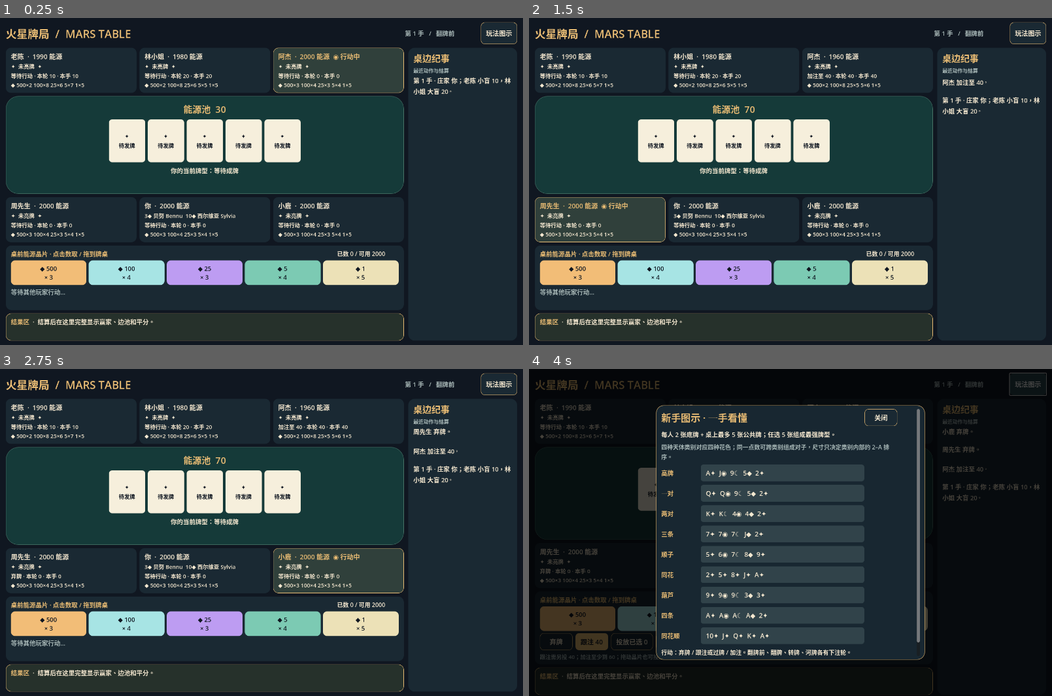
Above: before the commit, frames 1-4 (two rows, left to right).
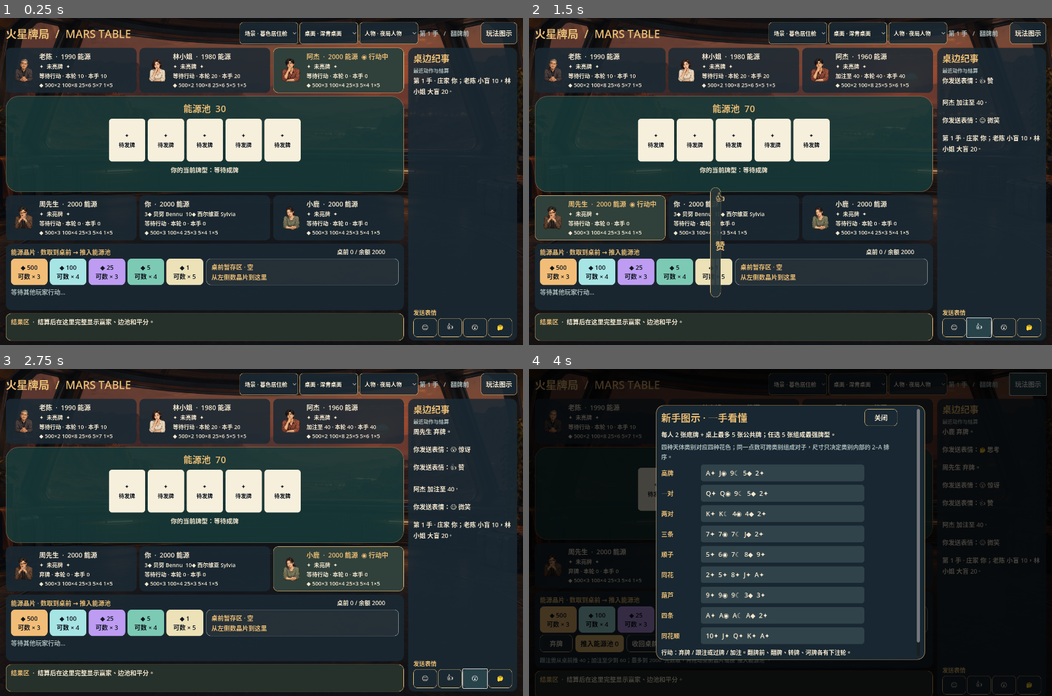
Above: after the commit, the same moments.

Repository: fig55/Mars-3050
Game: Godot game, scene res://scenes/Main.tscn
Same seed, same stepped clock (60 frames per second), same inputs: the game is played once before the commit and once after it.
Inputs (mouse positions are in pixels of both pictures, inside the frame that each line leads up to):
- Up to frame 1 (0.25 s): no input
- Up to frame 2 (1.5 s): click (952, 328) at 0.5 s, where only the run after the commit has a clickable "☺"; click (978, 328) at 1.25 s, where only the run after the commit has a clickable "👍"
- Up to frame 3 (2.75 s): click (475, 679) at 2 s, where only the run after the commit has a clickable "😮"
- Up to frame 4 (4 s): click (1031, 679) at 2.75 s, where only the run after the commit has a clickable "🤔"; click "玩法图示" at 3.5 s

The runs differ from the first frame. In frame 1, 16% of the frame differs, in the area x 0-100%, y 0-98%; in frame 2, 18%; in frame 3, 18%; in frame 4, 5.3%.

Commit message:
feat(godot): stage crystal wagers and add swappable Mars visuals

Diff:
--- a/godot/scripts/main.gd
+++ b/godot/scripts/main.gd
@@ -2,8 +2,8 @@
 
 const SAVE_FILE := "user://mars_v2_save.json"
 const BG := Color("101721")
-const PANEL := Color("1a2933")
-const TABLE := Color("153a39")
+const PANEL := Color("1a2933dc")
+const TABLE := Color("153a39e8")
 const GOLD := Color("e9bc74")
 const LIGHT := Color("f5e8d0")
 const MUTED := Color("a8b8b7")
@@ -11,15 +11,22 @@
 
 var game: PokerGame
 var catalog: Array = []
+var visuals: Dictionary = {}
+var visual_indices := {"environments": 0, "tables": 0, "people": 0}
 var selected: Dictionary = {}
 var drag_value := 0
+var drag_source := ""
 var drag_start := Vector2.ZERO
 var dragging := false
 var drag_ghost: Label
+var environment_view: TextureRect
+var table_view: TextureRect
+var table_panel: PanelContainer
 var table_drop: Control
 var seat_boxes: Array = []
 var seat_labels: Array = []
 var seat_card_labels: Array = []
+var seat_portraits: Array = []
 var board_cards: Array = []
 var pot_label: Label
 var phase_label: Label
@@ -28,12 +35,15 @@
 var hero_hand_label: Label
 var selected_label: Label
 var bank_box: HBoxContainer
+var tray_drop: PanelContainer
+var tray_label: Label
 var action_box: HBoxContainer
 var result_label: RichTextLabel
 var journal: RichTextLabel
 var rules_layer: Control
 var rules_dialog: PanelContainer
 var pulse_layer: Label
+var emote_bubble: Label
 var displayed_logs := 0
 var last_moment := ""
 var busy := false
@@ -47,7 +57,10 @@
 	if not CelestialCatalog.validate(catalog):
 		push_error("52 张天体牌目录未通过校验")
 	game = PokerGame.new(_read_stacks())
+	visuals = VisualCatalog.load_catalog()
+	_load_visual_preferences()
 	_build_ui()
+	_apply_visuals()
 	game.start()
 	_refresh()
 	_schedule_advance()
@@ -60,7 +73,7 @@
 		var dots := ".".repeat(1 + int(Time.get_ticks_msec() / 350) % 3)
 		turn_label.text = "%s 正在思考%s" % [game.players[game.actor].name, dots]
 	elif game.actor == 0:
-		turn_label.text = "轮到你 · 可点选晶片或从桌前拖入底池"
+		turn_label.text = "轮到你 · 先数晶片到桌前，再推入能源池"
 	elif game.awaiting_street:
 		turn_label.text = "等待下一张公共牌…"
 	elif game.phase == "done":
@@ -108,6 +121,13 @@
 	background.set_anchors_and_offsets_preset(Control.PRESET_FULL_RECT)
 	background.mouse_filter = Control.MOUSE_FILTER_IGNORE
 	add_child(background)
+	environment_view = TextureRect.new()
+	environment_view.set_anchors_and_offsets_preset(Control.PRESET_FULL_RECT)
+	environment_view.expand_mode = TextureRect.EXPAND_IGNORE_SIZE
+	environment_view.stretch_mode = TextureRect.STRETCH_KEEP_ASPECT_COVERED
+	environment_view.mouse_filter = Control.MOUSE_FILTER_IGNORE
+	environment_view.modulate.a = 0.64
+	add_child(environment_view)
 	var root := VBoxContainer.new()
 	root.set_anchors_and_offsets_preset(Control.PRESET_FULL_RECT)
 	root.add_theme_constant_override("separation", 10)
@@ -121,12 +141,24 @@
 	header.custom_minimum_size.y = 60
 	root.add_child(header)
 	var title := _label("火星牌局  /  MARS TABLE", 30, GOLD)
-	title.custom_minimum_size.x = 405
+	title.custom_minimum_size.x = 380
 	title.autowrap_mode = TextServer.AUTOWRAP_OFF
 	header.add_child(title)
 	header.add_spacer(false)
+	for selector in [["environments", "场景"], ["tables", "桌面"], ["people", "人物"]]:
+		var choice := OptionButton.new()
+		choice.custom_minimum_size = Vector2(113, 42)
+		choice.add_theme_font_size_override("font_size", 15)
+		choice.add_theme_color_override("font_color", LIGHT)
+		choice.add_theme_stylebox_override("normal", _panel(PANEL, 8, GOLD))
+		for entry in visuals.get(selector[0], []):
+			choice.add_item("%s · %s" % [selector[1], entry.name])
+		if choice.item_count > 0:
+			choice.select(clampi(visual_indices[selector[0]], 0, choice.item_count - 1))
+		choice.item_selected.connect(_change_visual.bind(selector[0]))
+		header.add_child(choice)
 	phase_label = _label("", 17, MUTED)
-	phase_label.custom_minimum_size.x = 205
+	phase_label.custom_minimum_size.x = 165
 	phase_label.autowrap_mode = TextServer.AUTOWRAP_OFF
 	header.add_child(phase_label)
 	header.add_child(_button("玩法图示", _show_rules))
@@ -155,6 +187,15 @@
 	journal.add_theme_font_size_override("normal_font_size", 17)
 	journal.add_theme_color_override("default_color", LIGHT)
 	side_inner.add_child(journal)
+	side_inner.add_child(_label("发送表情", 16, GOLD))
+	var emotes := HBoxContainer.new()
+	emotes.add_theme_constant_override("separation", 3)
+	side_inner.add_child(emotes)
+	for item in [["☺", "微笑"], ["👍", "赞"], ["😮", "惊讶"], ["🤔", "思考"]]:
+		var button := _button(item[0], _send_emote.bind(item[0], item[1]))
+		button.custom_minimum_size = Vector2(54, 42)
+		button.size_flags_horizontal = Control.SIZE_EXPAND_FILL
+		emotes.add_child(button)
 
 	var top_seats := HBoxContainer.new()
 	top_seats.custom_minimum_size.y = 124
@@ -163,12 +204,24 @@
 	for seat in [1, 2, 3]:
 		_create_seat(top_seats, seat)
 
-	var table_panel := PanelContainer.new()
+	table_panel = PanelContainer.new()
 	table_panel.size_flags_vertical = Control.SIZE_EXPAND_FILL
 	table_panel.custom_minimum_size.y = 220
+	table_panel.clip_contents = true
 	table_panel.add_theme_stylebox_override("panel", _panel(TABLE, 34, Color("477367")))
 	main.add_child(table_panel)
 	table_drop = table_panel
+	table_view = TextureRect.new()
+	table_view.set_anchors_and_offsets_preset(Control.PRESET_FULL_RECT)
+	table_view.offset_left = 8
+	table_view.offset_right = -8
+	table_view.offset_top = 8
+	table_view.offset_bottom = -8
+	table_view.expand_mode = TextureRect.EXPAND_IGNORE_SIZE
+	table_view.stretch_mode = TextureRect.STRETCH_SCALE
+	table_view.mouse_filter = Control.MOUSE_FILTER_IGNORE
+	table_view.modulate.a = 0.72
+	table_panel.add_child(table_view)
 	var table_inner := VBoxContainer.new()
 	table_inner.alignment = BoxContainer.ALIGNMENT_CENTER
 	table_inner.add_theme_constant_override("separation", 10)
@@ -206,8 +259,8 @@
 	controls.add_child(control_inner)
 	var bank_header := HBoxContainer.new()
 	control_inner.add_child(bank_header)
-	var bank_title := _label("桌前能源晶片 · 点击数取 / 拖到牌桌", 17, GOLD)
-	bank_title.custom_minimum_size.x = 450
+	var bank_title := _label("能源晶片 · 数取到桌前 → 推入能源池", 17, GOLD)
+	bank_title.custom_minimum_size.x = 440
 	bank_title.autowrap_mode = TextServer.AUTOWRAP_OFF
 	bank_header.add_child(bank_title)
 	bank_header.add_spacer(false)
@@ -215,9 +268,23 @@
 	selected_label.custom_minimum_size.x = 170
 	selected_label.autowrap_mode = TextServer.AUTOWRAP_OFF
 	bank_header.add_child(selected_label)
+	var staging_row := HBoxContainer.new()
+	staging_row.add_theme_constant_override("separation", 8)
+	control_inner.add_child(staging_row)
 	bank_box = HBoxContainer.new()
 	bank_box.add_theme_constant_override("separation", 6)
-	control_inner.add_child(bank_box)
+	bank_box.size_flags_horizontal = Control.SIZE_EXPAND_FILL
+	staging_row.add_child(bank_box)
+	tray_drop = PanelContainer.new()
+	tray_drop.custom_minimum_size = Vector2(335, 58)
+	tray_drop.size_flags_horizontal = Control.SIZE_EXPAND_FILL
+	tray_drop.add_theme_stylebox_override("panel", _panel(Color("3a3030e6"), 12, GOLD))
+	tray_drop.gui_input.connect(_tray_input)
+	staging_row.add_child(tray_drop)
+	tray_label = _label("桌前待推 · 空", 17, GOLD)
+	tray_label.mouse_filter = Control.MOUSE_FILTER_IGNORE
+	tray_label.vertical_alignment = VERTICAL_ALIGNMENT_CENTER
+	tray_drop.add_child(tray_label)
 	action_box = HBoxContainer.new()
 	action_box.add_theme_constant_override("separation", 8)
 	control_inner.add_child(action_box)
@@ -265,6 +332,11 @@
 	drag_ghost.visible = false
 	drag_ghost.mouse_filter = Control.MOUSE_FILTER_IGNORE
 	add_child(drag_ghost)
+	emote_bubble = _label("", 27, GOLD)
+	emote_bubble.visible = false
+	emote_bubble.mouse_filter = Control.MOUSE_FILTER_IGNORE
+	emote_bubble.add_theme_stylebox_override("normal", _panel(Color("27363be8"), 15, GOLD))
+	add_child(emote_bubble)
 
 func _create_seat(parent: HBoxContainer, seat: int) -> void:
 	var panel := PanelContainer.new()
@@ -274,10 +346,22 @@
 	seat_boxes.resize(6)
 	seat_labels.resize(6)
 	seat_card_labels.resize(6)
+	seat_portraits.resize(6)
 	seat_boxes[seat] = panel
+	var row := HBoxContainer.new()
+	row.add_theme_constant_override("separation", 8)
+	panel.add_child(row)
+	var portrait := TextureRect.new()
+	portrait.custom_minimum_size = Vector2(70, 98)
+	portrait.expand_mode = TextureRect.EXPAND_IGNORE_SIZE
+	portrait.stretch_mode = TextureRect.STRETCH_KEEP_ASPECT_CENTERED
+	portrait.mouse_filter = Control.MOUSE_FILTER_IGNORE
+	row.add_child(portrait)
+	seat_portraits[seat] = portrait
 	var inner := VBoxContainer.new()
 	inner.add_theme_constant_override("separation", 2)
-	panel.add_child(inner)
+	inner.size_flags_horizontal = Control.SIZE_EXPAND_FILL
+	row.add_child(inner)
 	var name := _label("", 18, GOLD)
 	inner.add_child(name)
 	seat_labels[seat] = name
@@ -296,6 +380,13 @@
 func _clear(container: Node) -> void:
 	for child in container.get_children():
 		child.queue_free()
+
+func _radius_text(radius: float) -> String:
+	if radius < 1.0:
+		return "%.3f km" % radius
+	if radius < 10.0:
+		return "%.1f km" % radius
+	return "%.0f km" % radius
 
 func _refresh() -> void:
 	phase_label.text = "第 %d 手   /   %s" % [game.hand, {"preflop": "翻牌前", "flop": "翻牌", "turn": "转牌", "river": "河牌", "done": "结算"}.get(game.phase, "准备")]
@@ -306,17 +397,17 @@
 		seat_labels[i].add_theme_color_override("font_color", GOLD if game.actor == i else LIGHT)
 		var cards_text := "  ".join(player.cards.map(func(card): return CelestialCatalog.short_text(catalog, card))) if i == 0 or game.showdown else "✦  未亮牌  ✦"
 		var stacks: Array = Crystals.split(player.stack, true)
-		var crystals_text := " ".join(stacks.map(func(group): return "%d×%d" % [group.value, group.count]))
+		var crystals_text := " ".join(stacks.map(func(group): return "%d×%d" % [group.value, group.count - (selected.get(group.value, 0) if i == 0 else 0)]))
 		seat_card_labels[i].text = "%s\n%s · 本轮 %d · 本手 %d\n◆ %s" % [cards_text, player.last, player.bet, player.total, crystals_text if not crystals_text.is_empty() else "无晶片"]
 		seat_boxes[i].add_theme_stylebox_override("panel", _panel(Color("30403b") if game.actor == i else PANEL, 14, GOLD if game.actor == i else Color.TRANSPARENT))
 	for i in range(5):
 		if i < game.board.size():
 			var card: Dictionary = game.board[i]
 			var body := CelestialCatalog.lookup(catalog, card)
-			board_cards[i].text = "%s  %s\n%s\n%.0f km" % [CelestialCatalog.rank_text(card.r), CelestialCatalog.ICONS[card.s], body.get("name", "?"), body.get("radius_km", 0.0)]
+			board_cards[i].text = "%s  %s\n%s\n%s" % [CelestialCatalog.rank_text(card.r), CelestialCatalog.ICONS[card.s], body.get("name", "?"), _radius_text(float(body.get("radius_km", 0.0)))]
 		else:
 			board_cards[i].text = "✦\n待发牌"
-	var moment := PokerRules.hand_moment(game.players[0].cards, game.board)
+	var moment := {} if game.players[0].folded else PokerRules.hand_moment(game.players[0].cards, game.board)
 	hero_hand_label.text = "你的当前牌型：%s" % (moment.label if not moment.is_empty() else "等待成牌")
 	if not moment.is_empty() and moment.key != last_moment:
 		last_moment = moment.key
@@ -328,6 +419,7 @@
 			tween.tween_property(board_cards[i], "modulate:a", 1.0, 0.45)
 	last_board_count = game.board.size()
 	_render_bank()
+	_render_tray()
 	_render_actions()
 	_render_result()
 	journal.text = "\n\n".join(game.logs)
@@ -340,18 +432,32 @@
 		var value: int = group.value
 		var count: int = group.count
 		var chosen: int = selected.get(value, 0)
+		var available := count - chosen
 		var crystal := Button.new()
-		crystal.text = "◆ %d\n× %d%s" % [value, count, "  已选 %d" % chosen if chosen > 0 else ""]
-		crystal.custom_minimum_size = Vector2(110, 58)
+		crystal.text = "◆ %d\n可数 × %d" % [value, available]
+		crystal.custom_minimum_size = Vector2(85, 58)
 		crystal.size_flags_horizontal = Control.SIZE_EXPAND_FILL
+		crystal.disabled = available <= 0
 		crystal.add_theme_font_size_override("font_size", 17)
 		crystal.add_theme_color_override("font_color", BG)
 		var index: int = Crystals.DENOMINATIONS.find(value)
-		crystal.add_theme_stylebox_override("normal", _panel(CRYSTAL_COLORS[index], 12, GOLD if chosen else Color.TRANSPARENT))
+		crystal.add_theme_stylebox_override("normal", _panel(CRYSTAL_COLORS[index], 12))
 		crystal.add_theme_stylebox_override("hover", _panel(CRYSTAL_COLORS[index].lightened(0.18), 12))
 		crystal.gui_input.connect(_crystal_input.bind(value))
 		bank_box.add_child(crystal)
-	selected_label.text = "已数 %d / 可用 %d" % [_selected_amount(), player.stack]
+	selected_label.text = "桌前 %d / 余额 %d" % [_selected_amount(), player.stack]
+
+func _render_tray() -> void:
+	var amount := _selected_amount()
+	if amount == 0:
+		tray_label.text = "桌前暂存区 · 空\n从左侧数晶片到这里"
+	else:
+		var parts: Array = []
+		for value in Crystals.DENOMINATIONS:
+			if selected.get(value, 0) > 0:
+				parts.append("%d×%d" % [value, selected[value]])
+		tray_label.text = "桌前待推 %d · 拖向能源池\n◆ %s" % [amount, " ".join(parts)]
+	tray_drop.add_theme_stylebox_override("panel", _panel(Color("3a3030e6") if amount else Color("273138dd"), 12, GOLD if amount else MUTED))
 
 func _render_actions() -> void:
 	_clear(action_box)
@@ -366,14 +472,11 @@
 		action_box.add_child(waiting)
 		return
 	action_box.add_child(_button("弃牌", func(): _hero_act("fold")))
-	action_box.add_child(_button("过牌" if opt.call == 0 else "跟注 %d" % opt.call, func(): _hero_act("call"), true))
-	action_box.add_child(_button("投放已选 %d" % _selected_amount(), _drop_selected))
-	action_box.add_child(_button("清空已选", _clear_selected))
-	if opt.can_raise:
-		var minimum: int = mini(opt.min, opt.max)
-		action_box.add_child(_button("最小加注至 %d" % minimum, func(): _hero_act("raise", minimum)))
-		action_box.add_child(_button("全下 %d" % opt.max, func(): _hero_act("raise", opt.max)))
-	status_label.text = "跟注需另投 %d；加注至少到 %d；拖动晶片也可投放。" % [opt.call, opt.min]
+	if opt.call == 0:
+		action_box.add_child(_button("过牌", func(): _hero_act("call"), true))
+	action_box.add_child(_button("推入能源池 %d" % _selected_amount(), _drop_selected, true))
+	action_box.add_child(_button("收回桌前晶片", _clear_selected))
+	status_label.text = "跟注需从桌前推 %d；加注至少到 %d；最多到 %d。先数取，再拖动桌前晶片或按“推入能源池”。" % [opt.call, opt.min, opt.max]
 
 func _render_result() -> void:
 	if game.phase != "done":
@@ -387,6 +490,17 @@
 func _crystal_input(event: InputEvent, value: int) -> void:
 	if event is InputEventMouseButton and event.button_index == MOUSE_BUTTON_LEFT and event.pressed:
 		drag_value = value
+		drag_source = "bank"
+		drag_start = event.global_position
+		dragging = false
+
+func _tray_input(event: InputEvent) -> void:
+	if event is InputEventMouseButton and event.button_index == MOUSE_BUTTON_LEFT and event.pressed:
+		if _selected_amount() == 0:
+			status_label.text = "先从左侧数晶片到桌前。"
+			return
+		drag_value = _selected_amount()
+		drag_source = "tray"
 		drag_start = event.global_position
 		dragging = false
 
@@ -397,21 +511,24 @@
 		if event.position.distance_to(drag_start) > 8:
 			dragging = true
 			drag_ghost.visible = true
-			drag_ghost.text = "◆ %d" % drag_value
+			drag_ghost.text = "◆ 待推 %d" % drag_value if drag_source == "tray" else "◆ %d" % drag_value
 			drag_ghost.global_position = event.position + Vector2(15, 10)
 	if event is InputEventMouseButton and event.button_index == MOUSE_BUTTON_LEFT and not event.pressed:
 		var was_dragging := dragging
 		var value := drag_value
+		var source := drag_source
 		drag_value = 0
+		drag_source = ""
 		dragging = false
 		drag_ghost.visible = false
-		if was_dragging and table_drop.get_global_rect().has_point(event.position):
+		if source == "tray" and was_dragging and table_drop.get_global_rect().has_point(event.position):
+			_drop_selected()
+		elif source == "bank" and was_dragging and tray_drop.get_global_rect().has_point(event.position):
 			_select_crystal(value)
-			_drop_selected()
-		elif not was_dragging and drag_start.distance_to(event.position) < 12:
+		elif source == "bank" and not was_dragging and drag_start.distance_to(event.position) < 12:
 			_select_crystal(value)
 		else:
-			status_label.text = "已取消投放；晶片仍在桌前。"
+			status_label.text = "已取消移动；桌前待推晶片与余额未变。" if source == "tray" else "请先把晶片数到自己桌前，再推入能源池。"
 
 func _select_crystal(value: int) -> void:
 	var inventory := Crystals.split(game.players[0].stack, true)
@@ -423,8 +540,7 @@
 		status_label.text = "该面额已数完；不会从桌前消失。"
 		return
 	selected[value] = selected.get(value, 0) + 1
-	_render_bank()
-	_render_actions()
+	_refresh()
 
 func _selected_amount() -> int:
 	var amount := 0
@@ -434,8 +550,7 @@
 
 func _clear_selected() -> void:
 	selected.clear()
-	_render_bank()
-	_render_actions()
+	_refresh()
 	status_label.text = "已取消数取；桌前能源未变化。"
 
 func _drop_selected() -> void:
@@ -458,7 +573,7 @@
 	_schedule_advance()
 
 func _fly_crystals(amount: int) -> void:
-	var origin := bank_box.get_global_rect().get_center()
+	var origin := tray_drop.get_global_rect().get_center()
 	var target := table_drop.get_global_rect().get_center()
 	for i in range(mini(5, maxi(1, amount / 100))):
 		var fly := _label("◆", 25, CRYSTAL_COLORS[i % 5])
@@ -567,6 +682,60 @@
 	rules_layer.show()
 	rules_layer.move_to_front()
 
+func _change_visual(index: int, kind: String) -> void:
+	visual_indices[kind] = index
+	_apply_visuals()
+	_save_visual_preferences()
+
+func _apply_visuals() -> void:
+	var environments: Array = visuals.get("environments", [])
+	if not environments.is_empty():
+		var entry: Dictionary = environments[clampi(visual_indices.environments, 0, environments.size() - 1)]
+		environment_view.texture = VisualCatalog.texture(str(entry.get("image", "")))
+	var tables: Array = visuals.get("tables", [])
+	if not tables.is_empty():
+		var entry: Dictionary = tables[clampi(visual_indices.tables, 0, tables.size() - 1)]
+		var table_color := Color(str(entry.get("color", "#173b3a")))
+		table_color.a = 0.84
+		table_panel.add_theme_stylebox_override("panel", _panel(table_color, 34, Color(str(entry.get("border", "#957754")))))
+		table_view.texture = VisualCatalog.texture(str(entry.get("image", "")))
+		table_view.visible = table_view.texture != null
+	var people: Array = visuals.get("people", [])
+	if not people.is_empty():
+		var entry: Dictionary = people[clampi(visual_indices.people, 0, people.size() - 1)]
+		for seat in range(seat_portraits.size()):
+			var portrait: TextureRect = seat_portraits[seat]
+			portrait.texture = VisualCatalog.portrait(entry, seat)
+			portrait.visible = portrait.texture != null
+
+func _load_visual_preferences() -> void:
+	var file := FileAccess.open("user://mars_v2_visual_prefs.json", FileAccess.READ)
+	if file == null:
+		return
+	var saved: Variant = JSON.parse_string(file.get_as_text())
+	if not saved is Dictionary:
+		return
+	for kind in visual_indices:
+		if saved.get(kind) is int:
+			visual_indices[kind] = saved[kind]
+
+func _save_visual_preferences() -> void:
+	var file := FileAccess.open("user://mars_v2_visual_prefs.json", FileAccess.WRITE)
+	if file != null:
+		file.store_string(JSON.stringify(visual_indices))
+
+func _send_emote(glyph: String, meaning: String) -> void:
+	game.add_log("你发送表情：%s %s" % [glyph, meaning])
+	journal.text = "\n\n".join(game.logs)
+	emote_bubble.text = "%s  %s" % [glyph, meaning]
+	emote_bubble.global_position = seat_boxes[0].get_global_rect().position + Vector2(115, -22)
+	emote_bubble.modulate.a = 1.0
+	emote_bubble.show()
+	var tween := create_tween()
+	tween.tween_interval(1.4)
+	tween.tween_property(emote_bubble, "modulate:a", 0.0, 0.5)
+	tween.finished.connect(func(): emote_bubble.hide())
+
 func _read_stacks() -> Array:
 	if not FileAccess.file_exists(SAVE_FILE):
 		return []
--- /dev/null
+++ b/godot/scripts/visual_catalog.gd
@@ -0,0 +1,52 @@
+extends RefCounted
+class_name VisualCatalog
+
+const BUILTIN := "res://visuals/catalog.json"
+const USER_EXTENSION := "user://mars_v2_visuals.json"
+
+static func load_catalog() -> Dictionary:
+	var catalog := _read_json(BUILTIN)
+	for kind in ["environments", "tables", "people"]:
+		if not catalog.has(kind) or not catalog[kind] is Array:
+			catalog[kind] = []
+	var custom := _read_json(USER_EXTENSION)
+	for kind in ["environments", "tables", "people"]:
+		if custom.get(kind) is Array:
+			for entry in custom[kind]:
+				if entry is Dictionary and entry.has("id") and entry.has("name"):
+					catalog[kind].append(entry)
+	return catalog
+
+static func _read_json(path: String) -> Dictionary:
+	var file := FileAccess.open(path, FileAccess.READ)
+	if file == null:
+		return {}
+	var data: Variant = JSON.parse_string(file.get_as_text())
+	return data if data is Dictionary else {}
+
+static func texture(path: String) -> Texture2D:
+	if path.is_empty():
+		return null
+	if path.begins_with("res://"):
+		return ResourceLoader.load(path) as Texture2D
+	if path.begins_with("user://"):
+		var image := Image.new()
+		if image.load(ProjectSettings.globalize_path(path)) == OK:
+			return ImageTexture.create_from_image(image)
+	return null
+
+static func portrait(pack: Dictionary, seat: int) -> Texture2D:
+	var portraits: Array = pack.get("portraits", [])
+	if seat < portraits.size() and not str(portraits[seat]).is_empty():
+		return texture(str(portraits[seat]))
+	var regions: Array = pack.get("regions", [])
+	if seat >= regions.size() or not regions[seat] is Array or regions[seat].size() != 4:
+		return null
+	var atlas := texture(str(pack.get("atlas", "")))
+	if atlas == null:
+		return null
+	var part := AtlasTexture.new()
+	part.atlas = atlas
+	var region: Array = regions[seat]
+	part.region = Rect2(float(region[0]), float(region[1]), float(region[2]), float(region[3]))
+	return part
--- a/godot/tests/ui_probe.gd
+++ b/godot/tests/ui_probe.gd
@@ -19,9 +19,34 @@
 	if not valid:
 		push_error("规则弹层或结算区超出设计视口：dialog=%s result=%s table=%s" % [dialog, result, table])
 	main.rules_layer.hide()
+	valid = valid and main.visuals.environments.size() >= 2 and main.visuals.tables.size() >= 2 and main.visuals.people.size() >= 2
+	main.visual_indices.environments = 1
+	main.visual_indices.tables = 1
+	main.visual_indices.people = 1
+	main._apply_visuals()
+	valid = valid and main.environment_view.texture != null and main.table_view.texture != null and not main.seat_portraits[1].visible
+	main.visual_indices.people = 0
+	main._apply_visuals()
+	valid = valid and main.seat_portraits[1].texture != null
+	main.game.actor = 0
+	var initial_stack: int = main.game.players[0].stack
+	main._select_crystal(5)
+	valid = valid and main._selected_amount() == 5 and main.game.players[0].stack == initial_stack
+	main._drop_selected()
+	valid = valid and main._selected_amount() == 5 and main.game.players[0].stack == initial_stack
+	main._clear_selected()
+	valid = valid and main._selected_amount() == 0 and main.game.players[0].stack == initial_stack
+	for _i in range(4):
+		main._select_crystal(5)
+	main._drop_selected()
+	valid = valid and main._selected_amount() == 0 and main.game.players[0].stack == initial_stack - 20
+	main._send_emote("☺", "微笑")
+	valid = valid and main.game.logs[0].contains("发送表情")
 	main.game.phase = "done"
 	main.game.results = [{"seats": [0], "names": "你", "amount": 120, "label": "主池 · 一对"}, {"seats": [1, 2], "names": "老陈、林小姐", "amount": 80, "label": "边池 · 平分"}]
 	main._render_result()
 	valid = valid and "边池" in main.result_label.text and "120" in main.result_label.text
 	print("Godot V2 UI bounds/result: ", "PASS" if valid else "FAIL")
+	main.queue_free()
+	await process_frame
 	quit(0 if valid else 1)
--- /dev/null
+++ b/godot/visuals/catalog.json
@@ -0,0 +1,14 @@
+{
+  "environments": [
+    {"id": "habitat", "name": "暮色居住舱", "image": "res://visuals/assets/mars-habitat.png"},
+    {"id": "observatory", "name": "夜间观测台", "image": "res://visuals/assets/mars-observatory.png"}
+  ],
+  "tables": [
+    {"id": "teal", "name": "深青桌面", "image": "", "color": "#173b3a", "border": "#957754"},
+    {"id": "basalt", "name": "玄武岩桌面", "image": "res://visuals/assets/basalt-table.png", "color": "#302f34", "border": "#a17c62"}
+  ],
+  "people": [
+    {"id": "night", "name": "夜局人物", "atlas": "res://visuals/assets/night-players.png", "regions": [[], [0, 0, 396, 793], [396, 0, 397, 793], [793, 0, 397, 793], [1190, 0, 396, 793], [1586, 0, 397, 793]], "portraits": ["", "", "", "", "", ""]},
+    {"id": "names", "name": "仅显示席位", "atlas": "", "regions": [[], [], [], [], [], []], "portraits": ["", "", "", "", "", ""]}
+  ]
+}
Not shown, added: godot/scripts/visual_catalog.gd.uid
Not shown, added: godot/tests/run_tests.gd.uid
Not shown, added: godot/tests/ui_probe.gd.uid
Binary file added: godot/visuals/assets/basalt-table.png
Binary file added: godot/visuals/assets/mars-habitat.png
Binary file added: godot/visuals/assets/mars-observatory.png
Binary file added: godot/visuals/assets/night-players.png
Not shown, changed: OPTIMIZATION_PLAN.md
Not shown, changed: godot/.gitignore
Not shown, changed: godot/README.md
Not shown, added: godot/visuals/README.md
